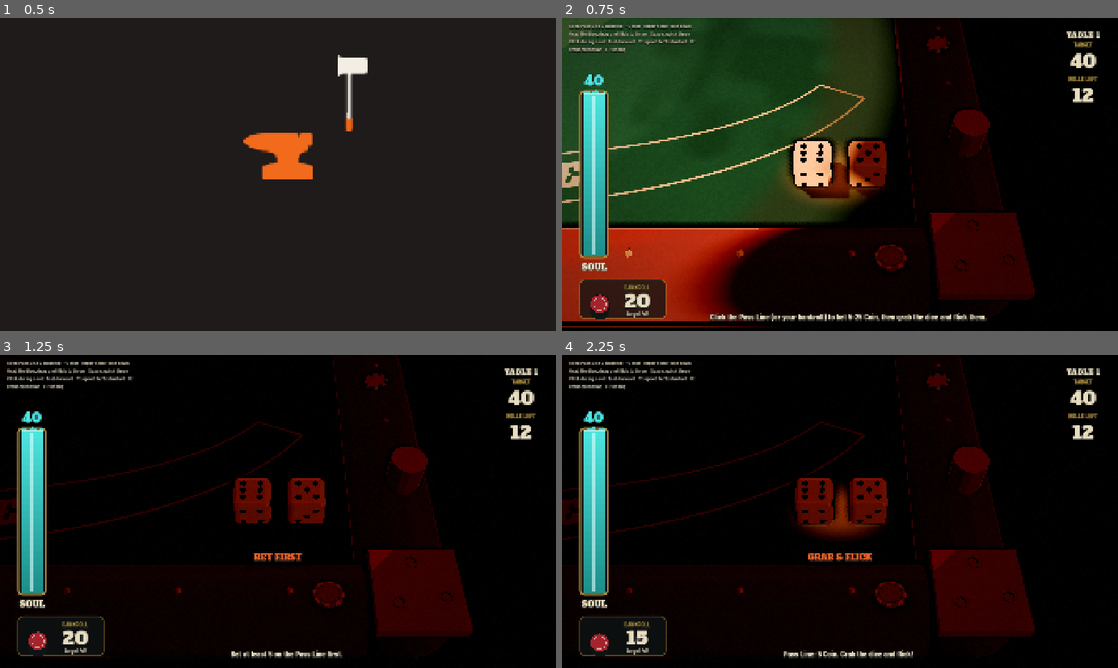
Above: before the commit, frames 1-4 (two rows, left to right).
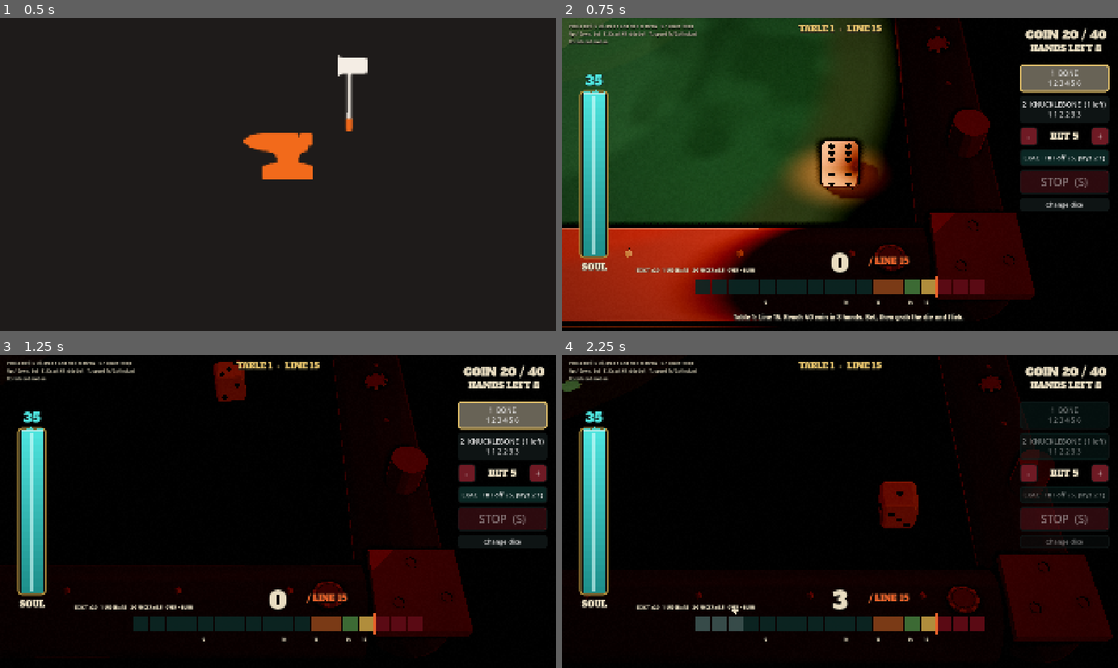
Above: after the commit, the same moments.

Repository: cashdvs/rogue-craps
Game: Godot game, scene res://scenes/studio_splash.tscn
Same seed, same stepped clock (60 frames per second), same inputs: the game is played once before the commit and once after it.
Inputs (mouse positions are in pixels of both pictures, inside the frame that each line leads up to):
- Up to frame 1 (0.5 s): no input
- Up to frame 2 (0.75 s): tap Enter at 0.5 s; move the mouse to (962, 158) at 0.52 s; hold Up from 0.53 s (still down); tap 1 at 0.6 s; click (962, 158) at 0.67 s
- Up to frame 3 (1.25 s): keep holding Up; tap Space at 0.77 s
- Up to frame 4 (2.25 s): release Up at 1.25 s; click (1062, 414) at 1.25 s, where only the run after the commit has a clickable "1 BONE 1 2 3 4 5 6"; drag from (623, 636) to (812, 574) at 2.02 s

Frame 1 is identical in both runs. In frame 2, 15% of the frame differs, in the area x 0-99%, y 2-97%; in frame 3, 13%; in frame 4, 21%, in the area x 0-100%, y 0-97%.

Commit message:
Boot into the Burn Line sandbox: boot/next_scene and CI TABLE_SCENE = burn_line.tscn (splash stays main_scene); splash test expects it

Diff:
--- a/project.godot
+++ b/project.godot
@@ -30,7 +30,7 @@
 
 [boot]
 
-next_scene="res://scenes/table_3d.tscn"
+next_scene="res://scenes/burn_line.tscn"
 
 [debug]
 
--- a/tests/test_studio_splash.gd
+++ b/tests/test_studio_splash.gd
@@ -38,7 +38,7 @@
 	var packed := load(SPLASH) as PackedScene
 	_check(packed != null, "splash scene loads")
 	var next_path := str(ProjectSettings.get_setting("boot/next_scene", ""))
-	_check(next_path == "res://scenes/table_3d.tscn", "boot/next_scene is the 3D table (%s)" % next_path)
+	_check(next_path == "res://scenes/burn_line.tscn", "boot/next_scene is the Burn Line sandbox (%s)" % next_path)
 	_check(next_path != "" and load(next_path) is PackedScene, "boot/next_scene points at a loadable scene (%s)" % next_path)
 	var tl: Dictionary = (load("res://scripts/splash/studio_splash.gd") as GDScript).load_timeline("res://assets/branding/studio/splash_timings.json")
 	_check(not tl.is_empty() and tl.has("layers") and tl.has("reduced_motion"), "motion spec splash_timings.json parses")
Not shown, changed: .github/workflows/ci.yml
